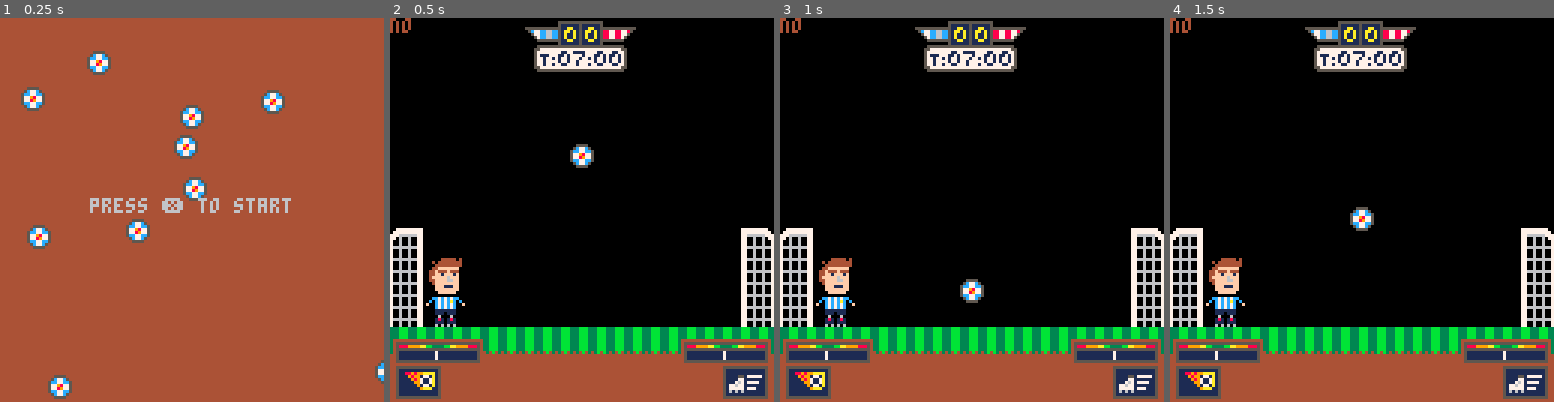
Above: before the commit, frames 1-4 (left to right).
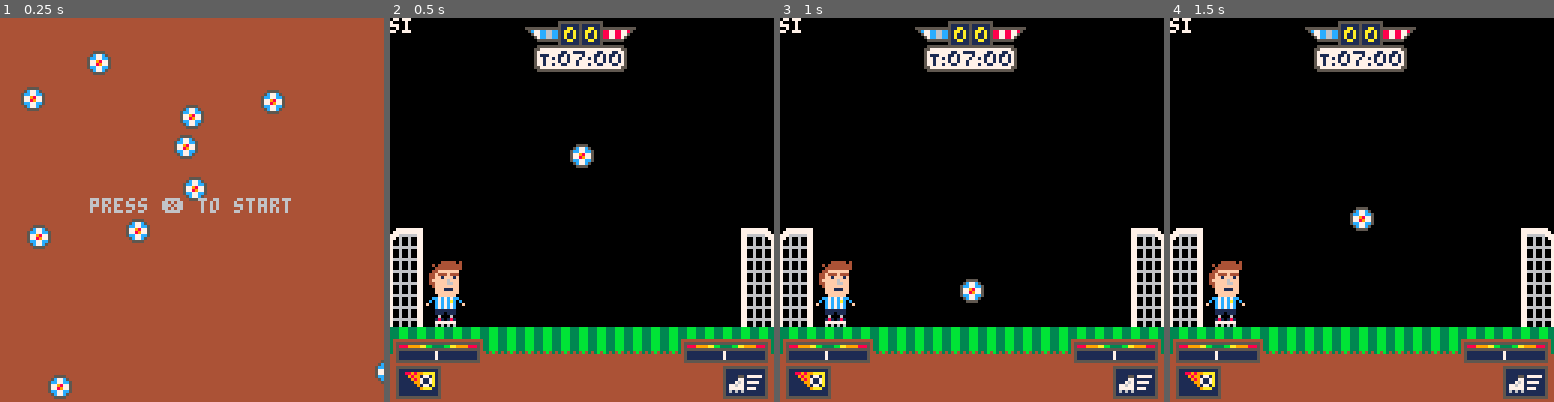
Above: after the commit, the same moments.

Repository: FernandoH1/Juegos
Game: PICO-8 cartridge juego.p8
The game is run twice, just before and just after one commit, with the same random seed, the same clock (stepped at 60 frames per second) and the same inputs.
Inputs:
- Up to frame 1 (0.25 s): no input
- Up to frame 2 (0.5 s): tap X (X key) at 0.33 s
- Up to frame 3 (1 s): no input
- Up to frame 4 (1.5 s): tap X (X key) at 1.07 s

Frame 1 is identical in both runs. In frame 2, 0.6% of the frame differs, in the area x 0-19%, y 0-80%; in frame 3, 0.6%; in frame 4, 0.6%.

Commit message:
Viendo funcion colision

Diff:
--- a/juego.p8
+++ b/juego.p8
@@ -17,14 +17,23 @@
 			dy=0,
 			acc=0.5,
 			boost=true,
+			salto=1,
 			j=0,
 			s=1,
 			move=false,
 			flp=false
 		}
 
+
+			x1=0
+			y1=0
+			x2=0
+			y2=0
+
+
 		player2={
 			x=102,
+			y=70,
 			y=70,
 			dx=0,
 			dy=0,
@@ -86,6 +95,8 @@
 	player.x += player.dx
 	player.y += player.dy
 
+	player.dy += gravity_p
+
 	player.y+=gravity + player.j
 	if (player.j<0) then
 	player.j +=1
@@ -149,13 +160,40 @@
 
 	 player.j = jump_max
 	 player.boost = false
-
-	 if collide_map(player,"up",0) then
-		 	--hola="si"
+	 player.dy -= player.salto
+
+	end
+
+	if player.dy < 0 then
+
+	if collide_map(player,"up",0) then
+		 	hola="si"
 		 	player.dy=0
 		end
 
-	end
+	elseif player.dy > 0 then
+
+		if collide_map(player,"down",0) then
+			 	hola="si"
+			 	player.dy=0
+		end
+	end
+
+	if player.dx > 0 then
+
+		if collide_map(player,"right",0) then
+			 	hola="si"
+			 	player.dy=0
+		end
+
+	elseif player.dx < 0 then
+
+		if collide_map(player,"left",0) then
+			 	hola="si"
+			 	player.dy=0
+		end
+	end
+
 
 
 	if player.move
@@ -197,6 +235,7 @@
 sspr(57,57,32,12,97,106,32,12)
 sspr(54,68,16,16,1,115,16,16)
 sspr(72,68,16,16,111,115,16,16)
+rectfill(x1,y1,x2,y2,7)
 print(hola)
 
 end
@@ -235,36 +274,35 @@
 
 local x=obj.x
 local y=obj.y
-local w=obj.x
+local w=obj.w
 local h=obj.h
 
-local x1=0
-local y1=0
-local x2=0
-local y2=0
+x1=0
+y1=0
+x2=0
+y2=0
 
 if aim=="left" then
-   x1=x-1  y1=y
-   x2=x    y2=y+h-1
+   x1=x+5  y1=y+5
+   x2=x+5  y2=y+h-7
 
  elseif aim=="right" then
-   x1=x+w-1    y1=y
-   x2=x+w  y2=y+h-1
+   x1=x+w-4  y1=y+5
+   x2=x+w-4  y2=y+h-7
 
  elseif aim=="up" then
- 		--hola="si"
-   x1=x+2    y1=y-1
-   x2=x+w-3  y2=y
+   x1=x+5    y1=y+5
+   x2=x+w-4  y2=y+5
 
 
  elseif aim=="down" then
-   x1=x+2      y1=y+h
-   x2=x+w-3    y2=y+h
+   x1=x+5      y1=y+h-6
+   x2=x+w-5    y2=y+h-6
  end
 
  --pixels to tiles
- x1/=8    y1/=8
- x2/=8    y2/=8
+ --x1/=8    y1/=8
+ --x2/=8    y2/=8
 
  if fget(mget(x1,y1), flag)
  or fget(mget(x1,y2), flag)
@@ -282,19 +320,19 @@
 00000000000000000000000000000000000000000000000000000000000000000000000000000000000000000000000000555500000000000000777777777000
 00000000000000000000000000000000000000000000000000000000000000000000000000000000000000000000000005c77c50000000000007777777777000
 0070070000000000000000000000000000000000000000000000000000000000000000000000000000000000000000005cc77cc5000000000077766666677000
-0007700000000004444404000004044440400000000000a000000000000000000000000000000000000000000000000057798775000000000777060060077000
-000770000000404444444400000044444440000000000a0a80aaaaaaa000000000aaaaaaa0000000000000000000000057789775000000000770060060077000
-00700700000004444444440000044444444000000000a008aaaaaaaaaa00000a8aaaaaaaaa00000000000000000000005cc77cc5000000000770060060077000
-00000000000044fffffff0000044ffffff0000000000a000aafffffffaa000a08aaffffffaa00000000000000000000005c77c50000000000776666666677000
-0000000000044f444f4440000044ff444f000000000a0000afaaafaaa0a000a0aaafffaaa0a00000000000000000000000555500000000000770060060077000
-0000000000044ff1fff1f0000444fff1ff000000000a000aaff1fff1f0000aa0aaaffff1f0000000000000000000000000000000000000000770060060077000
-000000000004fffff6fff000044ffffffff000000000000afffff6fff0000a00aaffffffff000000000000000000000000000000000000000770060060077000
-0000000000044ffff66ff0000044ffffff0000000000000aaffff66ff000aa000aaffffff0000000000000000000000000000000000000000776666666677000
-0000000000004ffffffff0000004ffffff00000000000000affffffff000a00000affffff0000000000000000000000000000000000000000770060060077000
-0000000000000fff111ff0000000ffff11000000000000000fffeeeff0000000000ffffee0000000000000000000000000000000000000000770060060077000
-0000000000000ffffffff0000000ffffff000000000000000ffffffff0000000000ffffff0000000000000000000000000000000000000000770060060077000
-00000000000000ffffff000000000ffff00000000000000000ffffff000000000000ffff00000000000000000000000000000000000000000776666666677000
-00000000000000000000000000000000000000000000000000000000000000000000000000000000000000000000000000000000000000000770060060077000
+0007700000000000000000000000000000000000000000a000000000000000000000000000000000000000000000000057798775000000000777060060077000
+000770000000000444440400000404444404000000000a0a80aaaaaaa000000000aaaaaaaa000000000000000000000057789775000000000770060060077000
+00700700000040444444440000004444444400000000a008aaaaaaaaaa00000a8aaaaaaaaaa0000000000000000000005cc77cc5000000000770060060077000
+00000000000004444444440000044444444400000000a000aafffffffaa000a08aafffffffa00000000000000000000005c77c50000000000776666666677000
+00000000000044fffffff0000044fffffff00000000a0000afaaafaaa0a000a0aaafffaaafa00000000000000000000000555500000000000770060060077000
+0000000000044f444f4440000044fff444f00000000a000aaff1fff1f0000aa0aaaffff1ff000000000000000000000000000000000000000770060060077000
+0000000000044ff1fff1f0000444ffff1ff000000000000afffff6fff0000a00aafffffffff00000000000000000000000000000000000000770060060077000
+000000000004fffff6fff000044fffffffff00000000000aaffff66ff000aa000aafffffff000000000000000000000000000000000000000776666666677000
+0000000000044ffff66ff0000044fffffff0000000000000affffffff000a00000afffffff000000000000000000000000000000000000000770060060077000
+0000000000004ffffffff0000004fffffff00000000000000fffeeeff0000000000fffffee000000000000000000000000000000000000000770060060077000
+0000000000000fff111ff0000000fffff1100000000000000ffffffff0000000000fffffff000000000000000000000000000000000000000770060060077000
+0000000000000ffffffff0000000fffffff000000000000000ffffff000000000000fffff0000000000000000000000000000000000000000776666666677000
+00000000000000ffffff000000000fffff0000000000000000000000000000000000000000000000000000000000000000000000000000000770060060077000
 000000000000cc7c7c7cc000000017c700f0000000000000007c700f000000000000000000000000000000000000000000000000000000000770060060077000
 00000000000c0c7c7cac0c000001071c0c0000000000000000c17010000000000000000000000000000000000000000000000000000000000770060060077000
 0000000000f00c7c7c7c00f000f007c1c0000000000000000c1c7100000000000000000000000000000000000000000000000000000000000776666666677000
